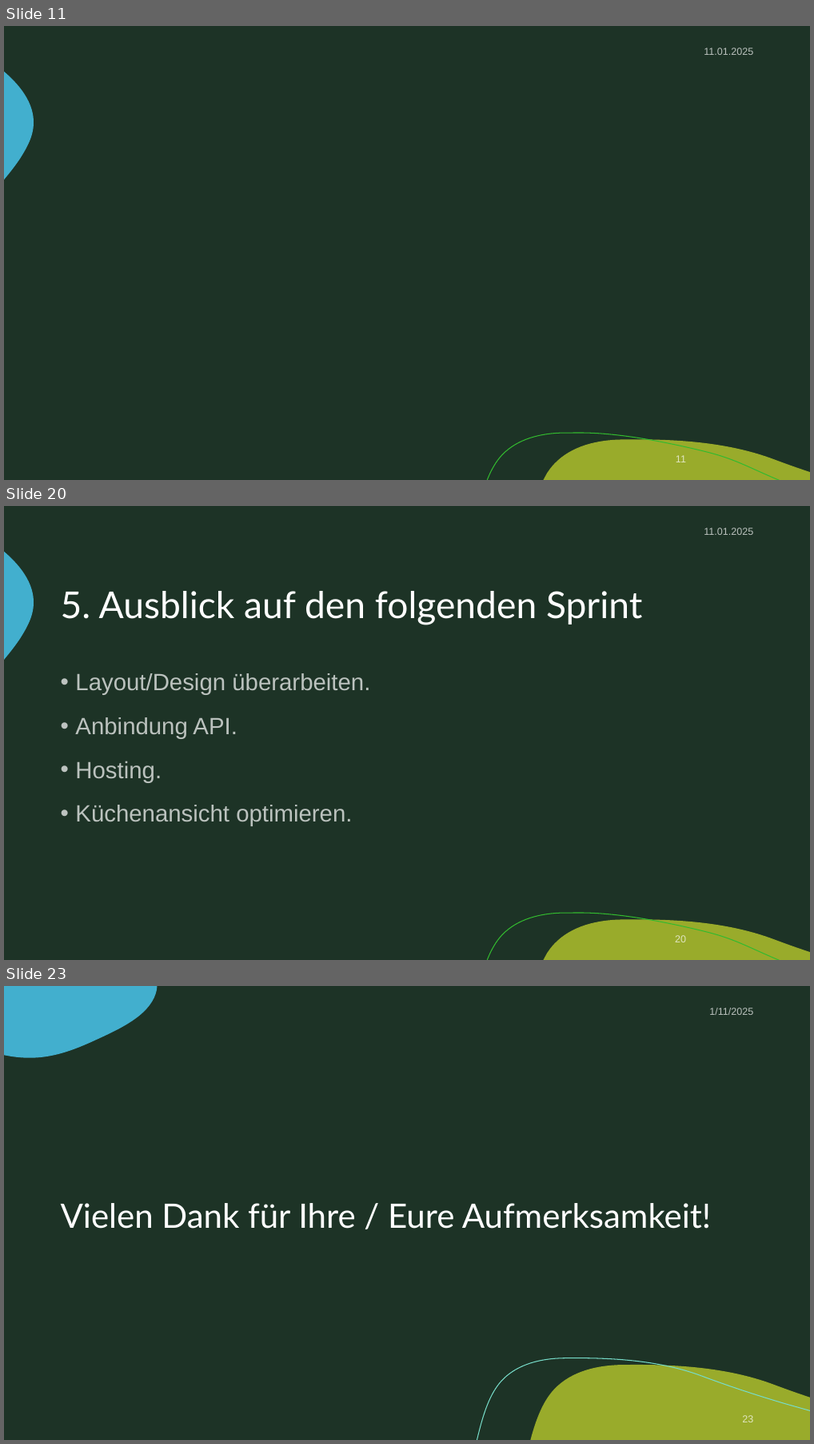
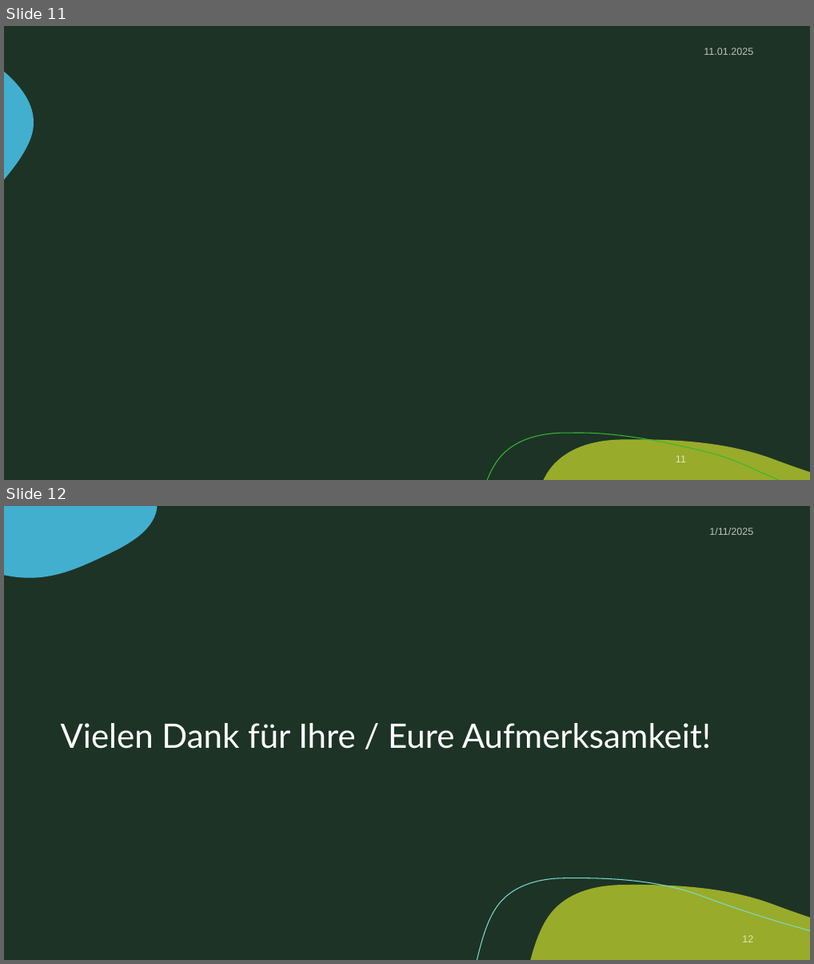
Before and after one commit to zIExpantion/ZumGelbenBach, a slide deck: Dokumente/Sprint-Backlog/Sprint-Backlog3.pptx. Shown one above the other, each under a label of ours: slides 11, 20 and 23 before the commit, slides 11 and 12 after it; the slides between them are not shown. The pictures are 814x1444 and 814x964 pixels, drawn with LibreOffice and Linux fonts; fonts in the diff are those of the drawing; background and template pictures are left out. Boxes give left, top, right and bottom in pixels: in the first picture for what was removed or moved away, otherwise in the second. Text is boxed around its words. In the diff, an @@ line names an element or a change of style, - is before the commit and + after.

```diff
--- a/Dokumente/Sprint-Backlog/Sprint-Backlog3.pptx
+++ b/Dokumente/Sprint-Backlog/Sprint-Backlog3.pptx
@@ slide 20 removed at (4, 506, 810, 960), background #1D3326; not listed: 3 template elements that a slide beside it also shows @@
@@ text removed at (704, 528, 754, 535) @@
-11.01.2025
@@ title removed at (61, 591, 642, 625) @@
-5. Ausblick auf den folgenden Sprint
@@ text removed at (75, 673, 370, 826) @@
-• Layout/Design überarbeiten.
-• Anbindung API.
-• Hosting.
-• Küchenansicht optimieren.
@@ page number removed at (675, 935, 686, 942) @@
-20
@@ what was slide 23 is now slide 12 @@
@@ page number at (742, 935, 754, 942): text changed @@
-23
+12
```
Also in this commit, not shown: 4 slides changed, 10 other slides removed, 2 other files.
